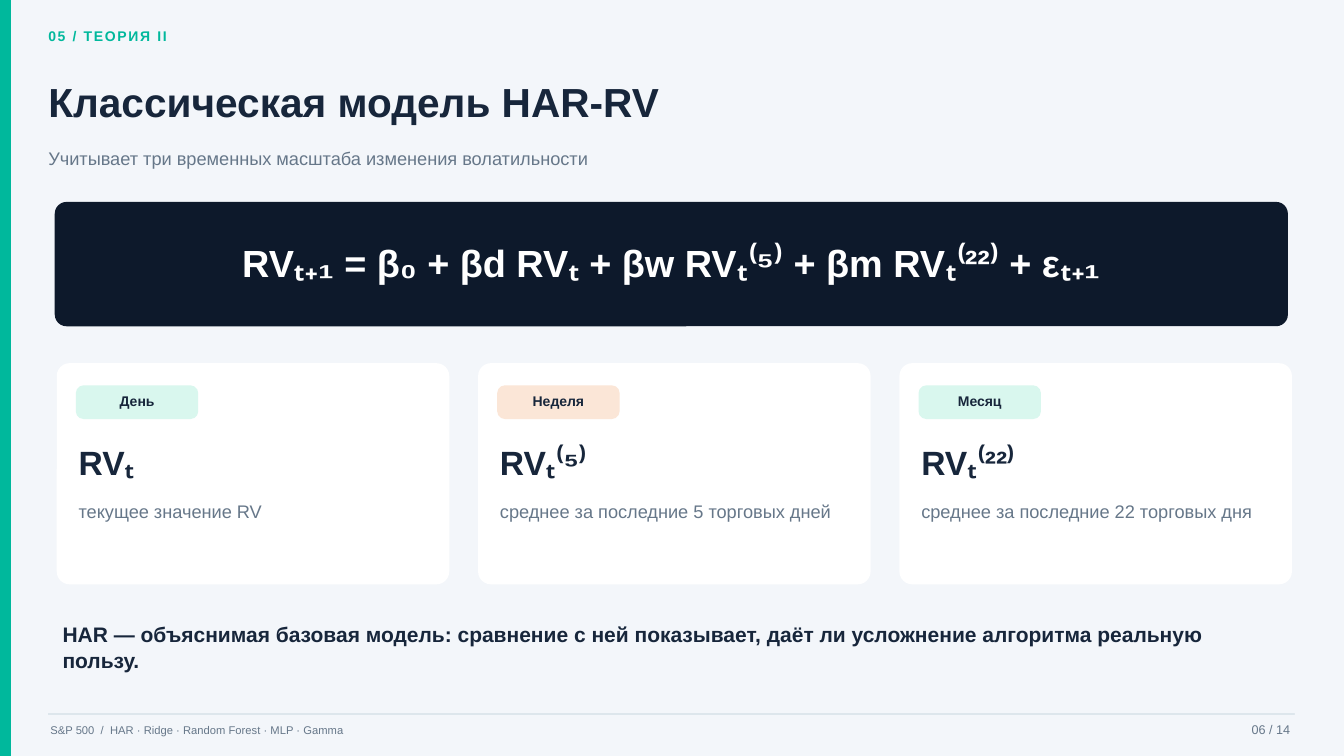
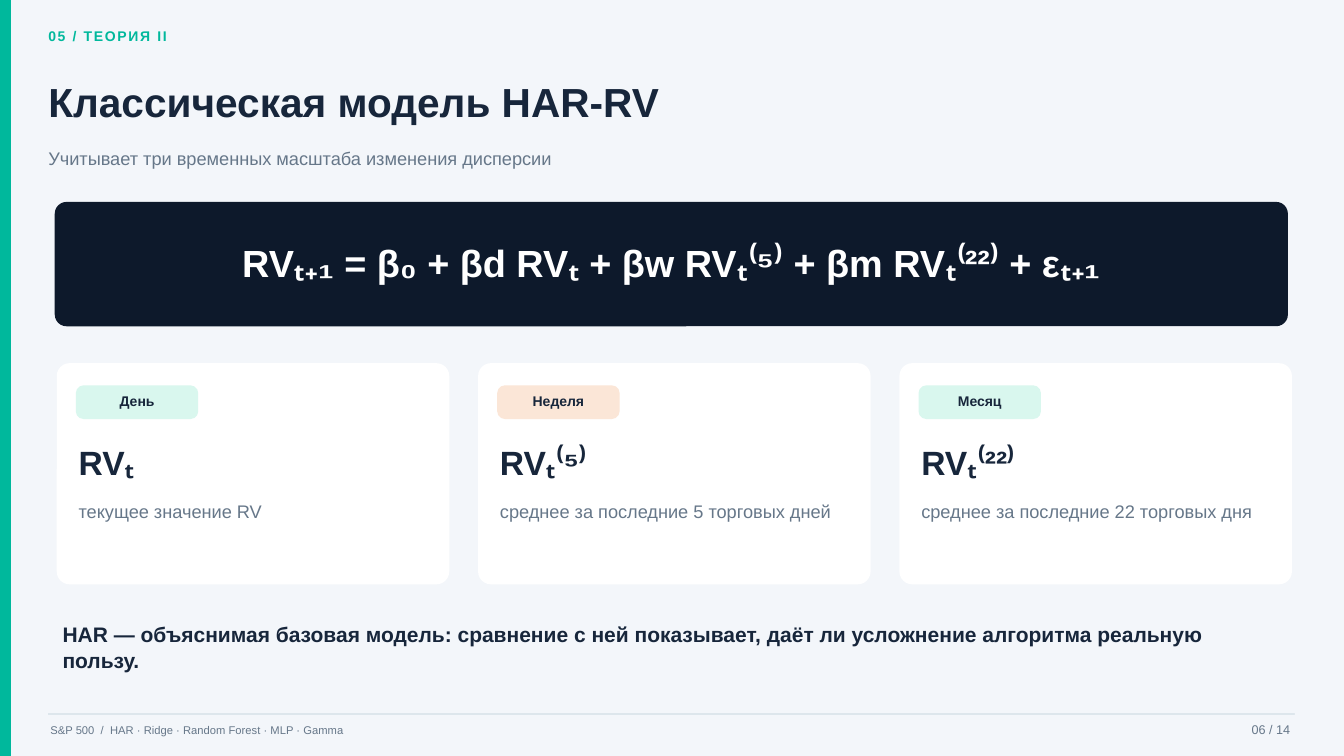
Before and after one commit to RubanOff/MathTreoryOfFinance, a slide deck: slide 6 of presentation/SP500_volatility_completed.pptx. Drawn at 1344x756 pixels with LibreOffice and Linux fonts; fonts in the diff are those of the drawing. Boxes give left, top, right and bottom in pixels: in the first picture for what was removed or moved away, otherwise in the second. Text is boxed around its words. In the diff, an @@ line names an element or a change of style, - is before the commit and + after.

```diff
--- a/presentation/SP500_volatility_completed.pptx
+++ b/presentation/SP500_volatility_completed.pptx
@@ text at [48,152,551,169]: text changed @@
-Учитывает три временных масштаба изменения волатильности
+Учитывает три временных масштаба изменения дисперсии
```
Also in this commit, not shown: 3 other slides changed, 4 other files.
